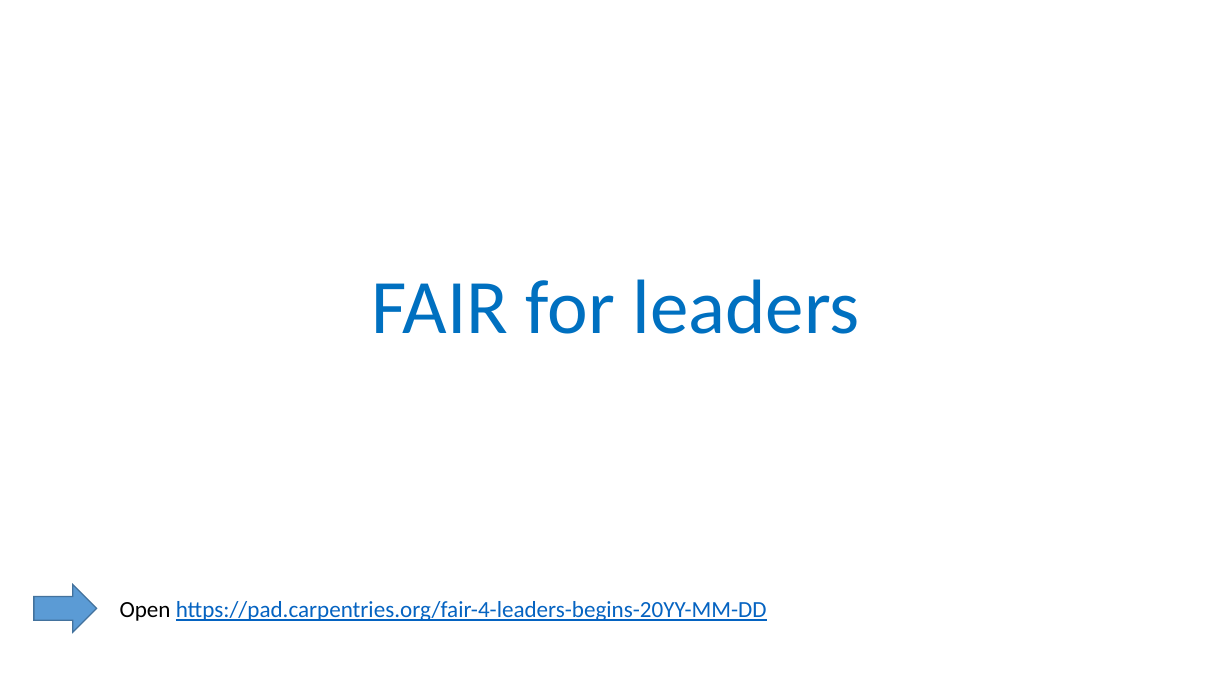
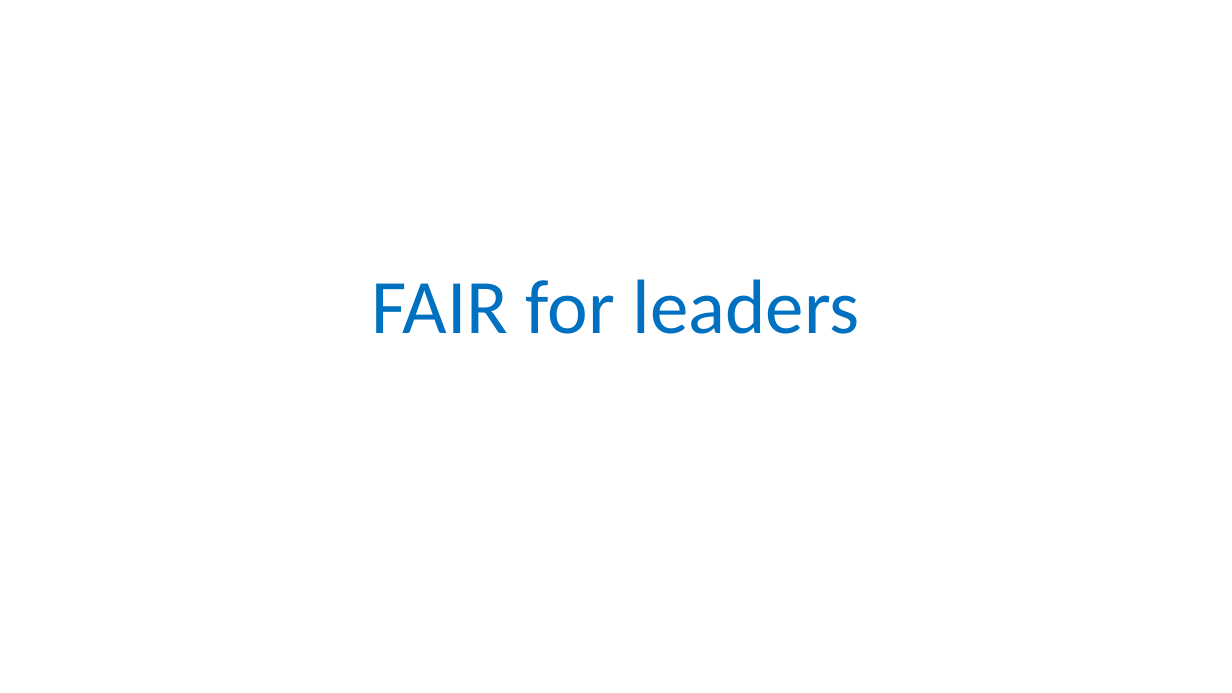
Before and after one commit to tobyhodges/probable-enigma, a slide deck: slide 1 of instructors/01-Why_are_we_here.pptx. Drawn at 1232x693 pixels with LibreOffice and Linux fonts; fonts in the diff are those of the drawing; background and template pictures are left out. Boxes give left, top, right and bottom in pixels: in the first picture for what was removed or moved away, otherwise in the second. Text is boxed around its words. In the diff, an @@ line names an element or a change of style, - is before the commit and + after.

```diff
--- a/instructors/01-Why_are_we_here.pptx
+++ b/instructors/01-Why_are_we_here.pptx
@@ down arrow removed at bbox=[34, 585, 97, 632] @@
@@ text removed at bbox=[120, 601, 767, 621] @@
-Open https://pad.carpentries.org/fair-4-leaders-begins-20YY-MM-DD
```
Also in this commit, not shown: 2 other files.
